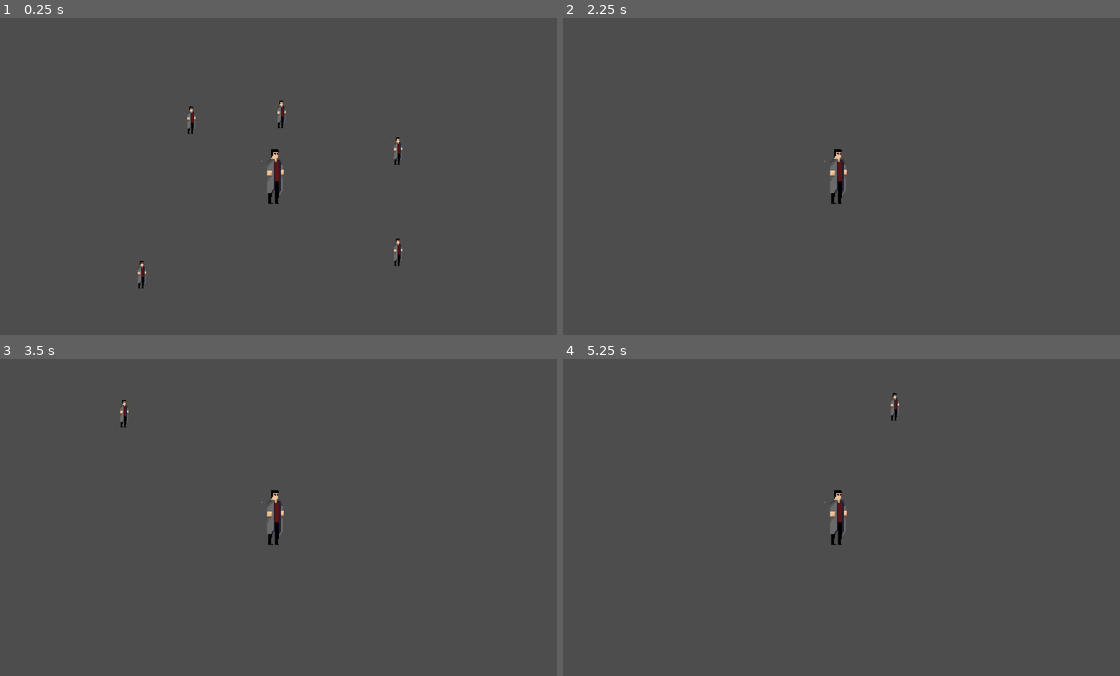
Above: before the commit, frames 1-4 (two rows, left to right).
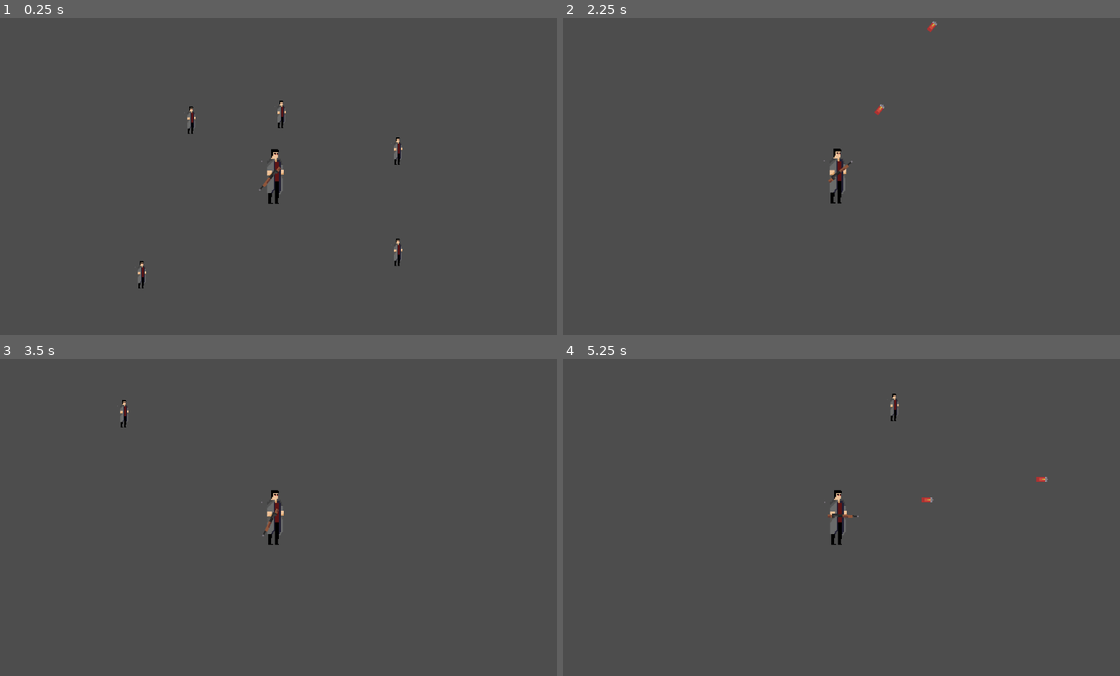
Above: after the commit, the same moments.

Repository: jawadnull/project_fire
Game: Godot game, scene res://Scenes/Main/game.tscn
Two runs of this game, one before a commit and one after it. Both use one fixed random seed, a clock stepped at 60 frames per second and the inputs below.
Inputs (mouse positions are in pixels of both pictures, inside the frame that each line leads up to):
- Up to frame 1 (0.25 s): no input
- Up to frame 2 (2.25 s): tap Enter at 0.5 s; move the mouse to (964, 160) at 0.52 s; press the mouse at (964, 160) at 0.53 s; hold D (move_right) 0.53-1.28 s; move the mouse to (724, 192) at 1.27 s; release the mouse at (724, 192) at 1.28 s; hold S (move_down) 1.28-2.03 s; tap Shift (dash) at 1.35 s; click (724, 192) at 1.55 s; move the mouse to (891, 106) at 2.02 s; press the mouse at (891, 106) at 2.03 s; hold D (move_right) from 2.03 s (still down)
- Up to frame 3 (3.5 s): move the mouse to (245, 580) at 2.77 s; release D (move_right) at 2.78 s; release the mouse at (245, 580) at 2.78 s; hold W (move_up) from 2.78 s (still down); click (245, 580) at 2.85 s
- Up to frame 4 (5.25 s): move the mouse to (1008, 565) at 3.52 s; release W (move_up) at 3.53 s; press the mouse at (1008, 565) at 3.53 s; hold A (move_left) 3.53-5.03 s; tap Shift (dash) at 3.6 s; move the mouse to (668, 469) at 4.27 s; release the mouse at (668, 469) at 4.28 s; click (668, 469) at 4.35 s; move the mouse to (863, 517) at 5.02 s; press the mouse at (863, 517) at 5.03 s; hold S (move_down) from 5.03 s (still down)

The runs differ from the first frame. In frame 1, less than 0.1% of the frame differs, in the area x 46-51%, y 46-55%; in frame 2, 0.2%, in the area x 46-68%, y 1-59%; in frame 3, less than 0.1%; in frame 4, 0.2%.

Commit message:
pre_alpha_0.1.2

Diff:
--- /dev/null
+++ b/Scenes/Bullets/rifle_bullet.tscn
@@ -0,0 +1,19 @@
+[gd_scene load_steps=4 format=3 uid="uid://23mtwknvuaik"]
+
+[ext_resource type="Texture2D" uid="uid://ctbccbq1yxiqt" path="res://Assets/bullets_assets/bullet.png" id="1_5igqw"]
+[ext_resource type="Script" path="res://Scripts/Bullets_Scripts/rifle_bullet.gd" id="1_fq132"]
+
+[sub_resource type="RectangleShape2D" id="RectangleShape2D_7b0n5"]
+size = Vector2(22, 10)
+
+[node name="RifleBullet" type="Area2D"]
+position = Vector2(-1, 5)
+script = ExtResource("1_fq132")
+
+[node name="Sprite2D" type="Sprite2D" parent="."]
+scale = Vector2(2, 2)
+texture = ExtResource("1_5igqw")
+
+[node name="CollisionShape2D" type="CollisionShape2D" parent="."]
+position = Vector2(3, -5)
+shape = SubResource("RectangleShape2D_7b0n5")
--- a/Scenes/Characters/player.tscn
+++ b/Scenes/Characters/player.tscn
@@ -1,7 +1,8 @@
-[gd_scene load_steps=6 format=3 uid="uid://4p40menupcc3"]
+[gd_scene load_steps=7 format=3 uid="uid://4p40menupcc3"]
 
 [ext_resource type="Texture2D" uid="uid://bpuny74f763pw" path="res://Assets/Characters/main-charchter.png" id="1_gmhju"]
 [ext_resource type="Script" path="res://Scripts/Characters/player.gd" id="1_n71t6"]
+[ext_resource type="PackedScene" uid="uid://co1gwvc7cedy8" path="res://Scenes/Weapons/rifle.tscn" id="3_hrgxy"]
 
 [sub_resource type="AtlasTexture" id="AtlasTexture_qrvk2"]
 atlas = ExtResource("1_gmhju")
@@ -35,3 +36,6 @@
 shape = SubResource("CapsuleShape2D_m5qq5")
 
 [node name="Camera2D" type="Camera2D" parent="."]
+
+[node name="Rifle" parent="." instance=ExtResource("3_hrgxy")]
+position = Vector2(1, -3)
--- /dev/null
+++ b/Scenes/Weapons/rifle.tscn
@@ -0,0 +1,16 @@
+[gd_scene load_steps=3 format=3 uid="uid://co1gwvc7cedy8"]
+
+[ext_resource type="Texture2D" uid="uid://b6givmhgiqv6x" path="res://Assets/weapons_assets/gun.png" id="1_cvdxk"]
+[ext_resource type="Script" path="res://Scripts/Weapon_Scripts/rifle.gd" id="1_wdwc5"]
+
+[node name="Rifle" type="Node2D"]
+script = ExtResource("1_wdwc5")
+
+[node name="Sprite2D" type="Sprite2D" parent="."]
+position = Vector2(12, 1)
+scale = Vector2(3, 3)
+texture = ExtResource("1_cvdxk")
+
+[node name="Marker2D" type="Marker2D" parent="."]
+position = Vector2(47, -5)
+scale = Vector2(2, 2)
--- /dev/null
+++ b/Scripts/Bullets_Scripts/rifle_bullet.gd
@@ -0,0 +1,26 @@
+extends Area2D  # Bullet
+
+@export var speed = 2000  # Bullet speed (adjust as needed)
+@export var damage = 100  # Damage the bullet deals
+
+var direction = Vector2.ZERO  # Bullet movement direction
+
+# Set the bullet's direction from the gun
+func set_direction(bulletDirection: Vector2):
+	direction = bulletDirection.normalized()  # Normalize the direction for proper speed
+	rotation_degrees = direction.angle() * 180 / PI  # Rotate the bullet to face its direction
+
+func _ready():
+	# Destroy the bullet after 3 seconds to avoid memory issues
+	await get_tree().create_timer(3).timeout
+	queue_free()
+
+func _physics_process(delta):
+	# Move the bullet in the set direction with constant speed
+	global_position += direction * speed * delta
+
+# Handle collisions with enemies or other objects
+func _on_body_entered(body):
+	if body.is_in_group("enemies"):
+		body.take_damage(damage)  # Apply damage to the enemy
+		queue_free()  # Destroy the bullet after impact
--- a/Scripts/Characters/player.gd
+++ b/Scripts/Characters/player.gd
@@ -19,6 +19,7 @@
 var current_speed = 0.0  # Player's current movement speed
 var shake_timer = 0.0
 
+@onready var gun = get_node("/root/Game/Player/Rifle")
 @onready var camera = $Camera2D  # Reference to the Camera2D node
 
 
@@ -53,6 +54,16 @@
 	# Handle dash input
 	if Input.is_action_just_pressed("dash") and cooldown_timer <= 0:
 		start_dash()
+
+	if gun.weapon_type == "rifles":
+		if Input.is_action_pressed("shoot"):
+			gun.shoot()
+
+	else:
+		if Input.is_action_just_pressed("shoot"):
+			gun.shoot()
+
+
 
 	# Get movement input
 	var direction = Vector2(
--- /dev/null
+++ b/Scripts/Weapon_Scripts/rifle.gd
@@ -0,0 +1,109 @@
+extends Node2D  # gun
+
+var shoot_speed = 10.0
+var recoil_strength = 5.0
+var recoil_speed = 10.0
+var max_recoil_distance = 10.0
+var shoot_timer = 0.1
+@export var weapon_type="rifles";
+@onready var marker_2d = $Marker2D
+
+const BULLET = preload("res://Scenes/Bullets/rifle_bullet.tscn")
+@onready var camera =get_node("/root/Game/Player/Camera2D")  # Add a reference to your Camera2D node
+
+var can_shoot = true
+var bulletDirection = Vector2(1, 0)
+var facing_right = true
+var recoil_offset = Vector2.ZERO
+
+var shake_duration = 0.1  # Duration of the camera shake effect
+var shake_intensity = 1.0  # Intensity of the camera shake
+var shake_timer = 0.0  # Timer for tracking shake duration
+var is_shaking = false  # To track if the shake is active
+
+func _ready():
+	shoot_timer = 0.0
+
+func apply_recoil():
+	var recoil_vector = -bulletDirection * recoil_strength
+	recoil_offset += recoil_vector
+
+	if recoil_offset.length() > max_recoil_distance:
+		recoil_offset = recoil_offset.normalized() * max_recoil_distance
+
+func shoot():
+	if can_shoot:
+		can_shoot = false
+		shoot_timer = 0.0
+
+		var bulletNode = BULLET.instantiate()
+
+		# Set the bullet's direction
+		bulletNode.set_direction(bulletDirection)
+
+		# Add the bullet to the scene tree
+		get_tree().root.add_child(bulletNode)
+
+		# Set the bullet's initial position relative to the gun's marker
+		bulletNode.global_position = marker_2d.global_position
+
+		# Apply recoil to the gun
+		apply_recoil()
+
+		# Start camera shake effect
+		start_camera_shake()
+
+func setup_direction(delta):
+	var current_global_position = global_position
+	var mouse_position = get_global_mouse_position()
+
+	# Calculate bullet direction independently of player movement
+	bulletDirection = (mouse_position - current_global_position).normalized()
+	var angle_to_mouse = current_global_position.angle_to_point(mouse_position)
+
+	if mouse_position.x > current_global_position.x:
+		if not facing_right:
+			scale.x = 1  # Flip to face the right direction
+			facing_right = true
+		rotation = lerp_angle(rotation, angle_to_mouse, 5 * delta)
+	else:
+		if facing_right:
+			scale.x = -1  # Flip to face the left direction
+			facing_right = false
+		rotation = lerp_angle(rotation, angle_to_mouse + PI, 5 * delta)
+
+func update_recoil(delta):
+	recoil_offset = recoil_offset.lerp(Vector2.ZERO, recoil_speed * delta)
+
+func _physics_process(delta):
+	setup_direction(delta)
+
+	if recoil_offset != Vector2.ZERO:
+		position = recoil_offset
+
+	update_recoil(delta)
+
+	# Update camera shake if it's active
+	if is_shaking:
+		update_camera_shake(delta)
+
+	if not can_shoot:
+		shoot_timer += delta
+		if shoot_timer >= 1.0 / shoot_speed:
+			can_shoot = true
+
+# Camera shake logic
+func start_camera_shake():
+	shake_timer = shake_duration  # Reset the shake timer
+	is_shaking = true  # Activate the shake
+
+func update_camera_shake(delta):
+	if shake_timer > 0.0:
+		# Generate random offsets for the shake effect
+		var random_offset = Vector2(randf_range(-1, 1), randf_range(-1, 1)) * shake_intensity
+		camera.offset = random_offset  # Apply the random shake offset to the camera
+		shake_timer -= delta  # Decrease the shake timer
+	else:
+		# Once the shake is over, reset the camera position and stop the shake
+		camera.offset = Vector2.ZERO
+		is_shaking = false
Binary file added: Assets/bullets_assets/bullet.png
Not shown, added: Assets/bullets_assets/bullet.png.import
Binary file added: Assets/weapons_assets/gun.png
Not shown, added: Assets/weapons_assets/gun.png.import
